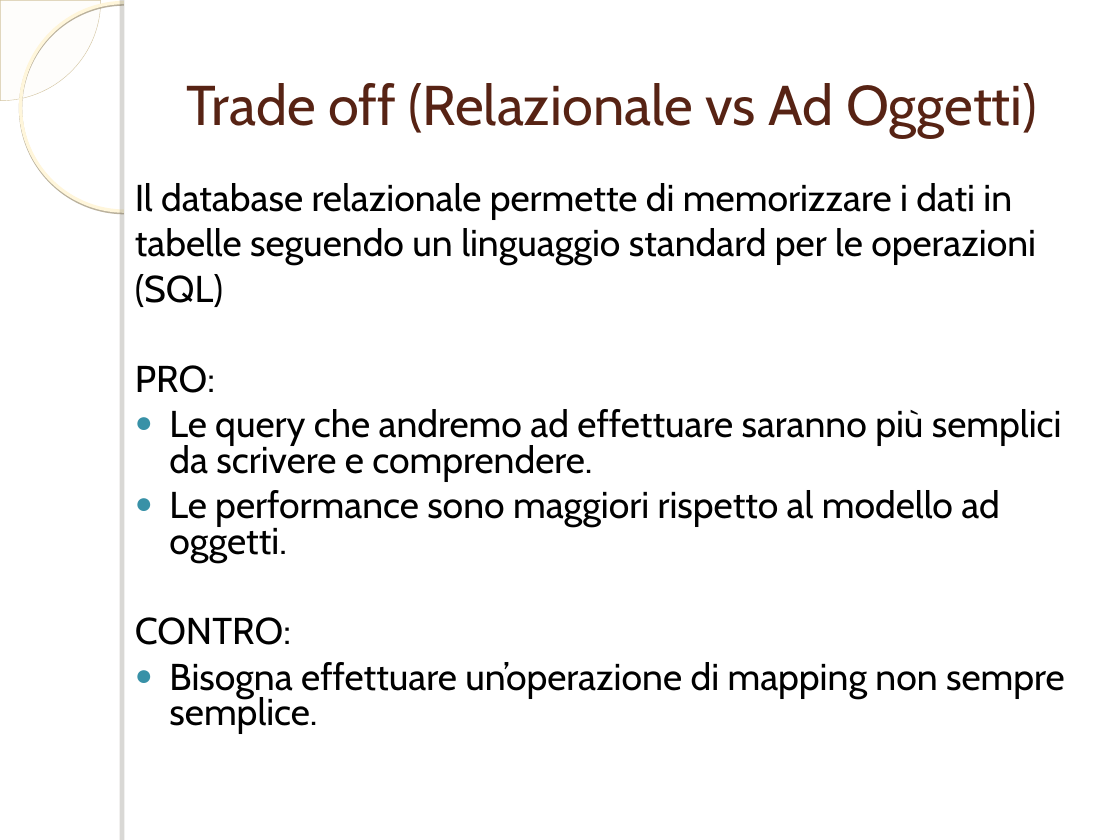
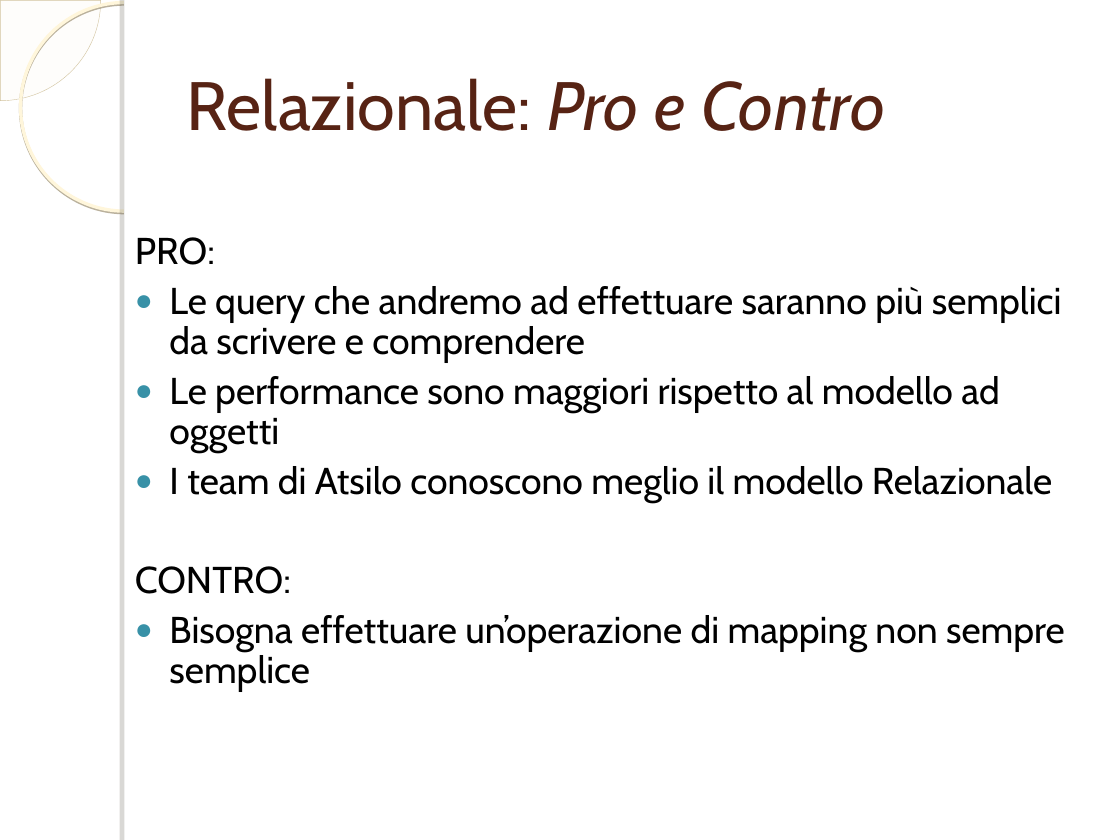
Before and after one commit to ammirate/at-silo, a slide deck: slide 3 of documenti_comuni/PresentazioneDB.ppt. Drawn at 1120x840 pixels with LibreOffice and Linux fonts; fonts in the diff are those of the drawing; background and template pictures are left out. Boxes give left, top, right and bottom in pixels: in the first picture for what was removed or moved away, otherwise in the second. Text is boxed around its words. In the diff, an @@ line names an element or a change of style, - is before the commit and + after.

```diff
--- a/documenti_comuni/PresentazioneDB.ppt
+++ b/documenti_comuni/PresentazioneDB.ppt
@@ title at <box>187,78,885,131</box>: text changed; size 36 to 44 pt @@
-Trade off (Relazionale vs Ad Oggetti)
+Relazionale: Pro e Contro
@@ text at <box>135,183,1036,307</box>: paragraphs removed @@
-Il database relazionale permette di memorizzare i dati in
-tabelle seguendo un linguaggio standard per le operazioni
-(SQL)
@@ text at <box>135,237,291,594</box>: line spacing 0.8 to 0.9 @@
@@ text at <box>169,286,1062,502</box>: text changed @@
-● Le query che andremo ad effettuare saranno più semplici da scrivere e comprendere.
-● Le performance sono maggiori rispetto al modello ad oggetti.
+● Le query che andremo ad effettuare saranno più semplici da scrivere e comprendere
+● Le performance sono maggiori rispetto al modello ad oggetti
+● I team di Atsilo conoscono meglio il modello Relazionale
@@ text at <box>169,615,1065,692</box>: text changed @@
-● Bisogna effettuare un’operazione di mapping non sempre semplice.
+● Bisogna effettuare un’operazione di mapping non sempre semplice
```
Also in this commit, not shown: 14 other slides changed, 3 slides added, 1 slide removed.
